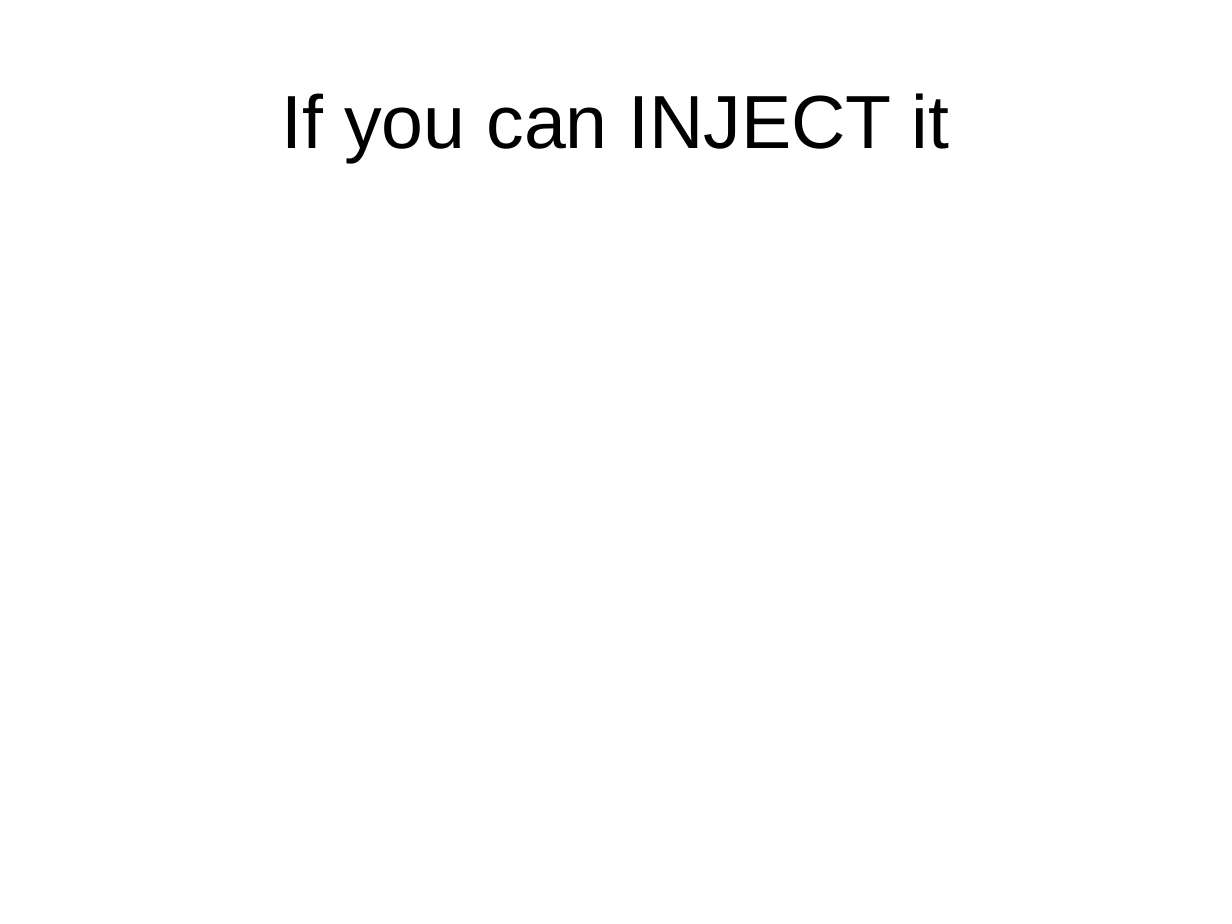
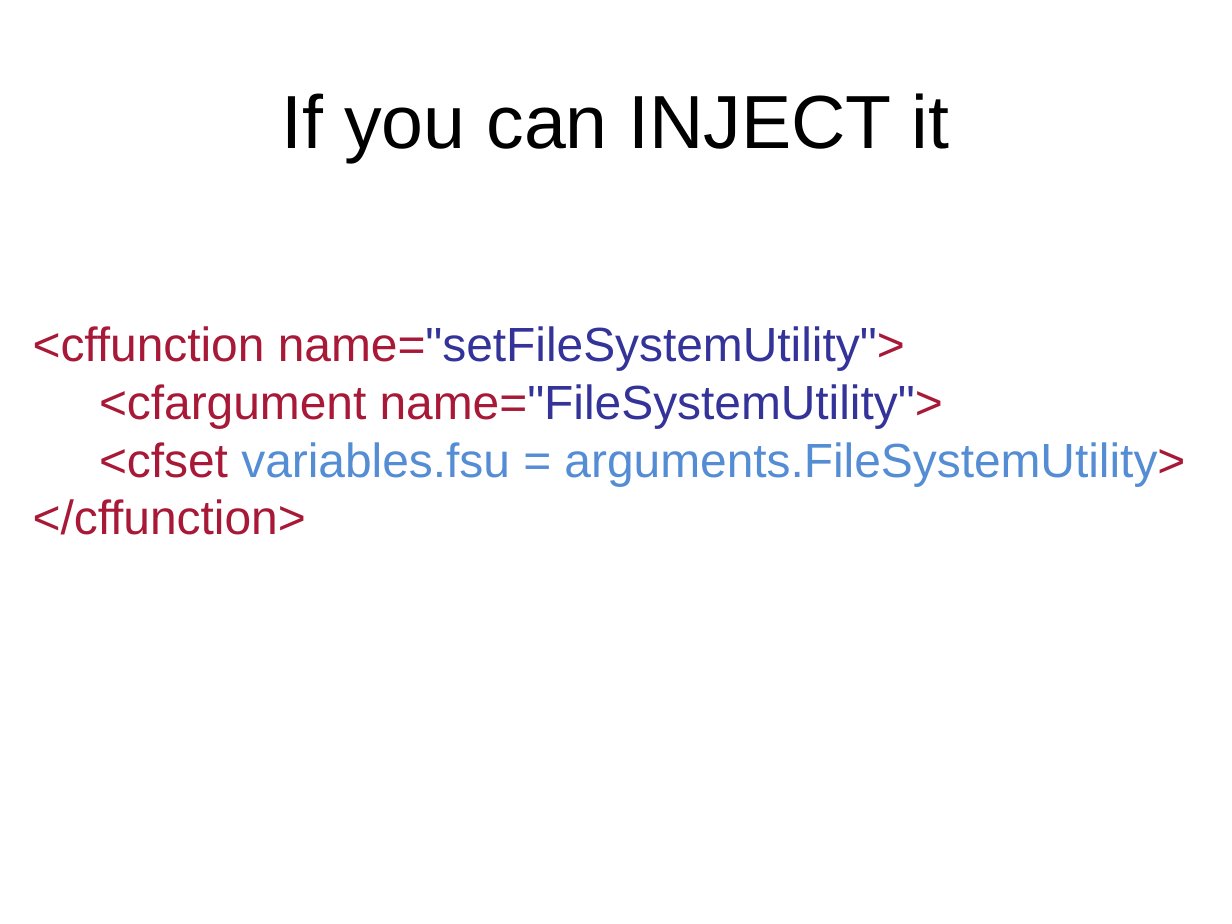
Before and after one commit to marcesher/mxunit-cfmeetups, a slide deck: slide 19 of CFObjective2009TDD/ppt/Esher_TestableCode.ppt (slide 16 before the commit). Drawn at 1232x924 pixels with LibreOffice and Linux fonts; fonts in the diff are those of the drawing. Boxes give left, top, right and bottom in pixels: in the first picture for what was removed or moved away, otherwise in the second. Text is boxed around its words. In the diff, an @@ line names an element or a change of style, - is before the commit and + after.

```diff
--- a/CFObjective2009TDD/ppt/Esher_TestableCode.ppt
+++ b/CFObjective2009TDD/ppt/Esher_TestableCode.ppt
@@ text added at <box>33,326,1185,535</box>, 28 pt, text #A71937 @@
+<cffunction name="setFileSystemUtility">
+<cfargument name="FileSystemUtility">
+<cfset variables.fsu = arguments.FileSystemUtility>
+</cffunction>
```
Also in this commit, not shown: 3 other slides changed, 5 slides added, 3 slides removed.
